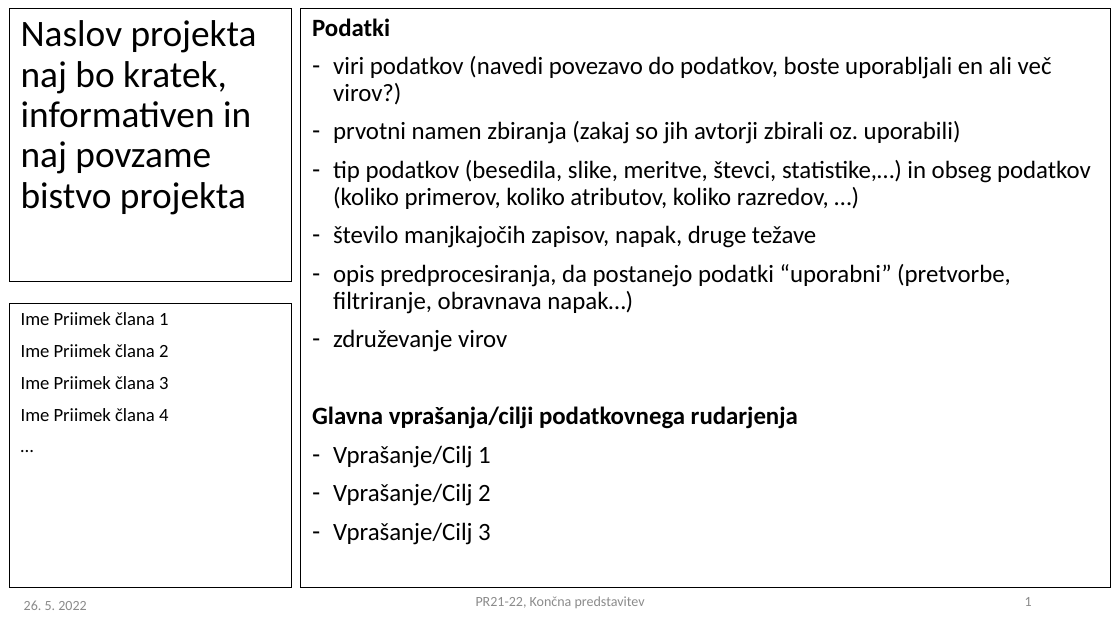
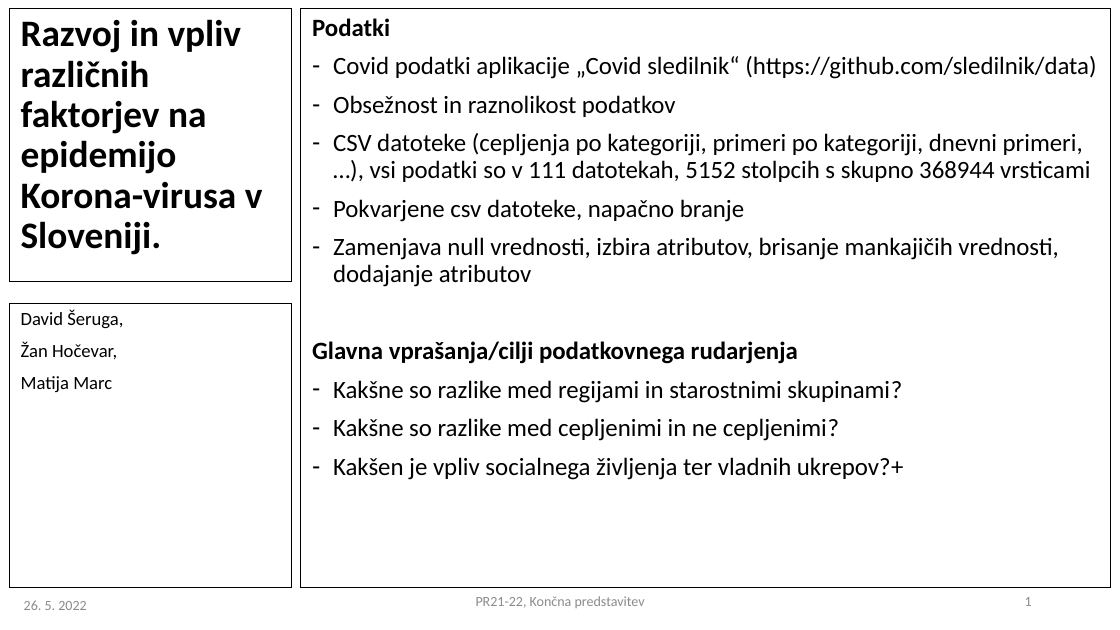
Before and after one commit to SerugaDavid/PR21DSZHMM, a slide deck: slide 1 of predstavitve/PR2021-22_koncna_01.pptx. Drawn at 1120x630 pixels with LibreOffice and Linux fonts; fonts in the diff are those of the drawing. Boxes give left, top, right and bottom in pixels: in the first picture for what was removed or moved away, otherwise in the second. Text is boxed around its words. In the diff, an @@ line names an element or a change of style, - is before the commit and + after.

```diff
--- a/predstavitve/PR2021-22_koncna_01.pptx
+++ b/predstavitve/PR2021-22_koncna_01.pptx
@@ title at [21,19,263,255]: text changed; bold on @@
-Naslov projekta naj bo kratek, informativen in naj povzame bistvo projekta
+Razvoj in vpliv različnih faktorjev na epidemijo Korona-virusa v Sloveniji.
@@ text at [333,56,1096,287]: text changed @@
-– viri podatkov (navedi povezavo do podatkov, boste uporabljali en ali več virov?)
-– prvotni namen zbiranja (zakaj so jih avtorji zbirali oz. uporabili)
-– tip podatkov (besedila, slike, meritve, števci, statistike,…) in obseg podatkov (koliko primerov, koliko atributov, koliko razredov, …)
-– število manjkajočih zapisov, napak, druge težave
-– opis predprocesiranja, da postanejo podatki “uporabni” (pretvorbe, filtriranje, obravnava napak…)
-– združevanje virov
+– Covid podatki aplikacije „Covid sledilnik“ (https://github.com/sledilnik/data)
+– Obsežnost in raznolikost podatkov
+– CSV datoteke (cepljenja po kategoriji, primeri po kategoriji, dnevni primeri, …), vsi podatki so v 111 datotekah, 5152 stolpcih s skupno 368944 vrsticami
+– Pokvarjene csv datoteke, napačno branje
+– Zamenjava null vrednosti, izbira atributov, brisanje mankajičih vrednosti, dodajanje atributov
@@ text at [21,310,123,392]: text changed @@
-Ime Priimek člana 1
-Ime Priimek člana 2
-Ime Priimek člana 3
-Ime Priimek člana 4
-…
+David Šeruga,
+Žan Hočevar,
+Matija Marc
@@ text at [333,380,904,480]: text changed @@
-– Vprašanje/Cilj 1
-– Vprašanje/Cilj 2
-– Vprašanje/Cilj 3
+– Kakšne so razlike med regijami in starostnimi skupinami?
+– Kakšne so razlike med cepljenimi in ne cepljenimi?
+– Kakšen je vpliv socialnega življenja ter vladnih ukrepov?+
```
Also in this commit, not shown: 1 other slide changed, 2 slides added, 2 other files.
